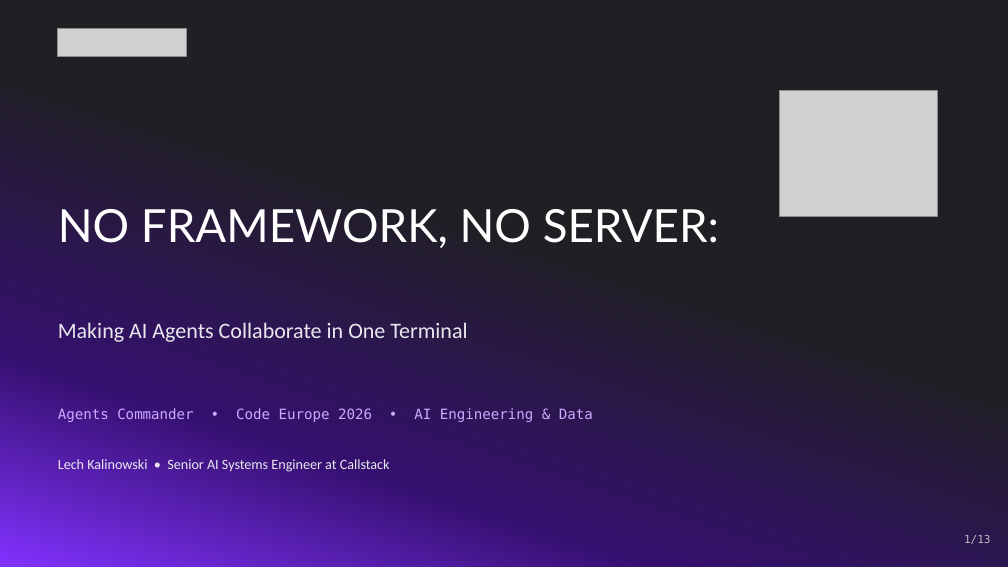
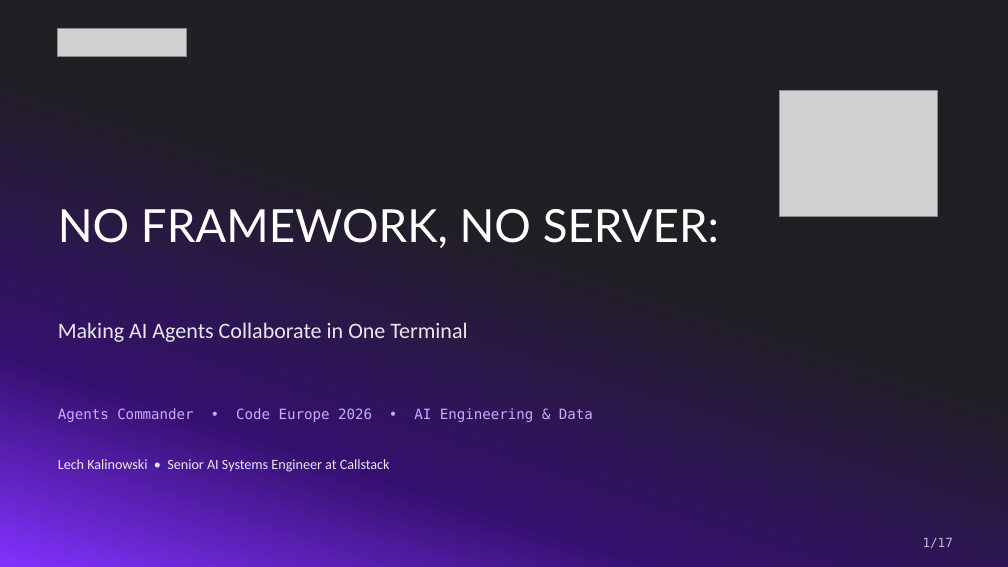
Before and after one commit to lech-kalinowski/agents-commander, a slide deck: slide 1 of presentation/Agents_Commander_Protocol.pptx. Drawn at 1008x567 pixels with LibreOffice and Linux fonts; fonts in the diff are those of the drawing; grey boxes stand for pictures. Boxes give left, top, right and bottom in pixels: in the first picture for what was removed or moved away, otherwise in the second. Text is boxed around its words. In the diff, an @@ line names an element or a change of style, - is before the commit and + after.

```diff
--- a/presentation/Agents_Commander_Protocol.pptx
+++ b/presentation/Agents_Commander_Protocol.pptx
@@ text "1/17" at [923,538,953,548]: vertical alignment top to middle @@
@@ text at [923,538,953,548]: text changed; size 10.5 to 12 pt @@
-1/13
+1/17
```
Also in this commit, not shown: 1 other slide changed, 15 slides added, 11 slides removed, 1 other file.
